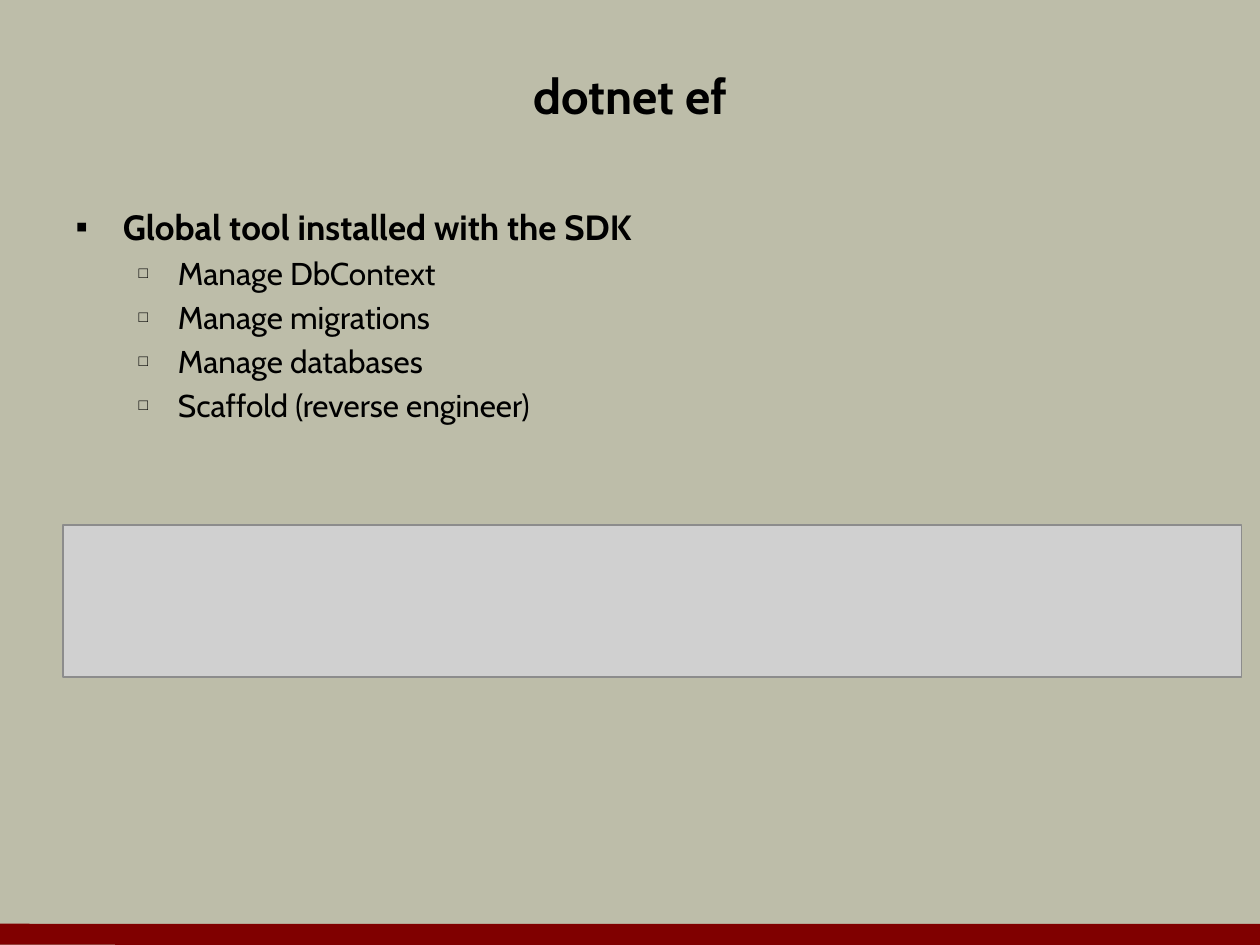
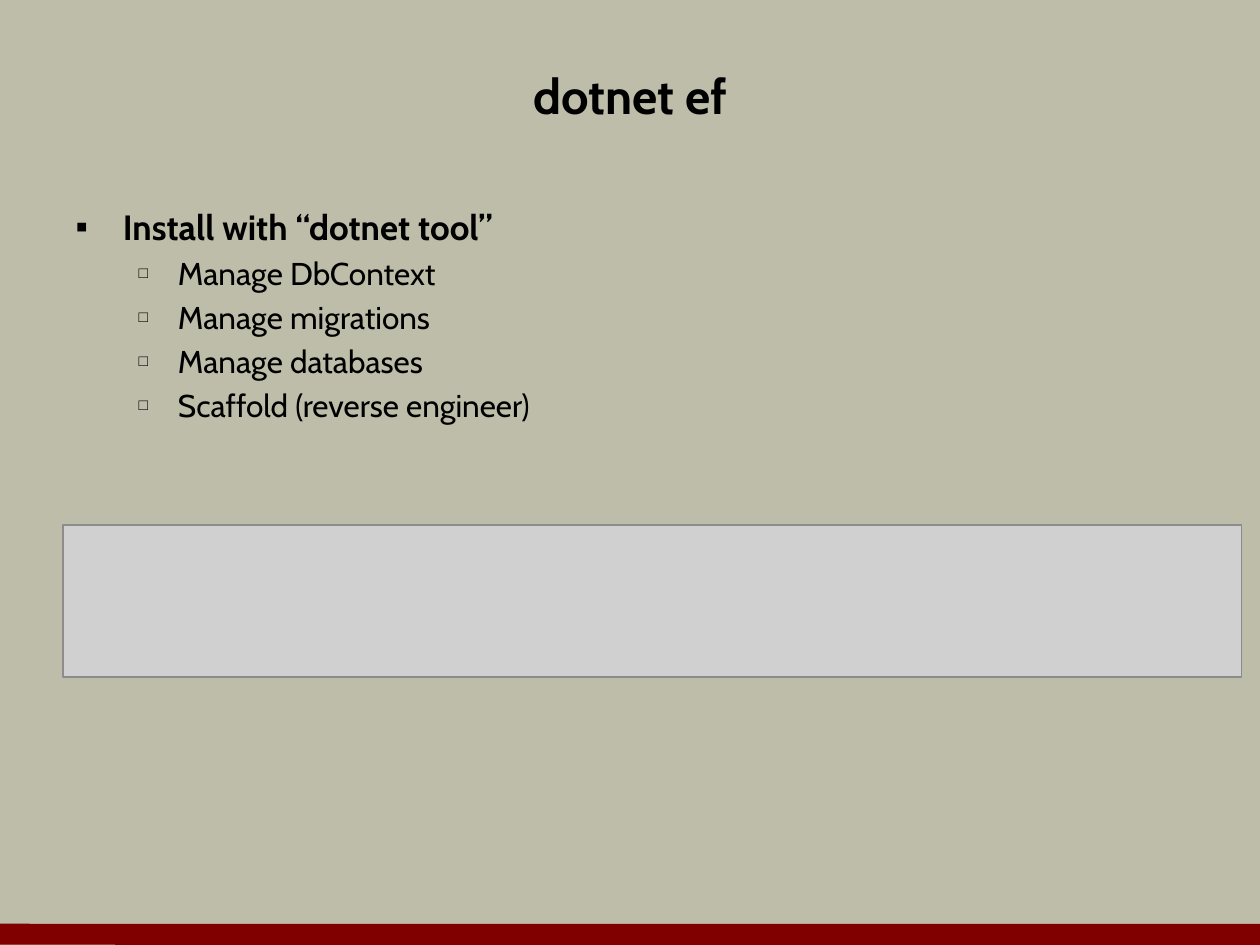
Before and after one commit to OdeToCode/classes, a slide deck: slide 5 of aspnetcore/slides/09_entityframework.pptx. Drawn at 1260x945 pixels with LibreOffice and Linux fonts; fonts in the diff are those of the drawing; grey boxes stand for pictures; background and template pictures are left out. Boxes give left, top, right and bottom in pixels: in the first picture for what was removed or moved away, otherwise in the second. Text is boxed around its words. In the diff, an @@ line names an element or a change of style, - is before the commit and + after.

Commit message:
update aspnetcore m9 slides

```diff
--- a/aspnetcore/slides/09_entityframework.pptx
+++ b/aspnetcore/slides/09_entityframework.pptx
@@ text at box(123, 213, 492, 241): text changed @@
-▪ Global tool installed with the SDK
+▪ Install with “dotnet tool”
```
